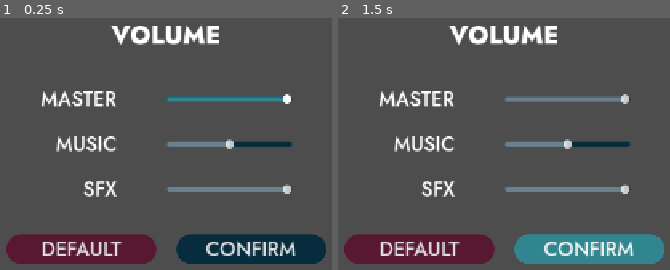
Above: before the commit, frames 1-2 (left to right).
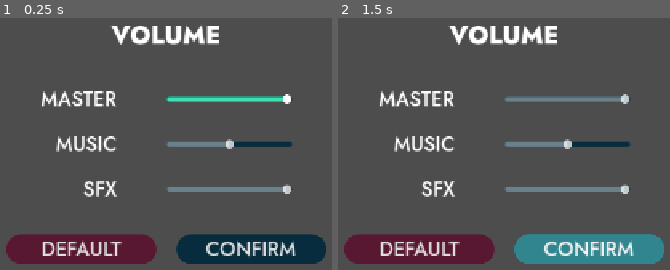
Above: after the commit, the same moments.

Repository: cf-Le3/pong-plus
Game: Godot game, scene res://menus/settings/volume_settings/volume_settings.tscn
Two runs of this game, one before a commit and one after it. Both use one fixed random seed, a clock stepped at 60 frames per second and the inputs below. This scene is started directly instead of the project's main scene.
Inputs:
- Up to frame 1 (0.25 s): no input
- Up to frame 2 (1.5 s): click "CONFIRM" at 0.5 s; click "CONFIRM" at 1.25 s

The runs differ from the first frame. In frame 1, 0.8% of the frame differs, in the area x 50-86%, y 30-34%; in frame 2, nothing differs.

Commit message:
Made arrow buttons and volume slider focus colors brighter

Diff:
--- a/Pong Plus/menus/settings/volume_slider/volume_slider.tres
+++ b/Pong Plus/menus/settings/volume_slider/volume_slider.tres
@@ -3,7 +3,7 @@
 [sub_resource type="StyleBoxFlat" id="StyleBoxFlat_ihun7"]
 content_margin_top = 4.0
 content_margin_bottom = 4.0
-bg_color = Color(0.192157, 0.521569, 0.560784, 1)
+bg_color = Color(0.239216, 0.87451, 0.694118, 1)
 corner_radius_top_left = 8
 corner_radius_top_right = 8
 corner_radius_bottom_right = 8
Binary file changed: Pong Plus/menus/assets_textures/arrow_button_l_focus.png
Binary file changed: Pong Plus/menus/assets_textures/arrow_button_r_focus.png
Not shown, changed: Pong Plus/gameplay/ball/ball.clip
Not shown, removed: Pong Plus/menus/arrow_button.clip
Not shown, added: Pong Plus/menus/assets_textures/arrow_button.clip
Not shown, added: Pong Plus/menus/assets_textures/radio_button.clip
